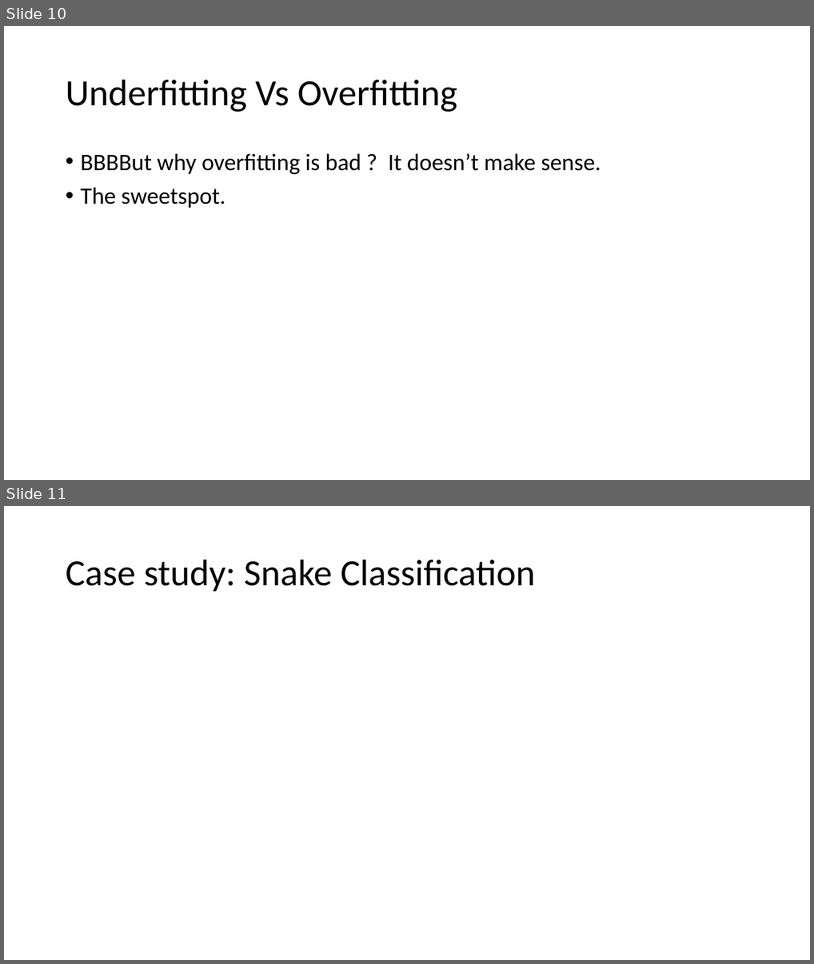
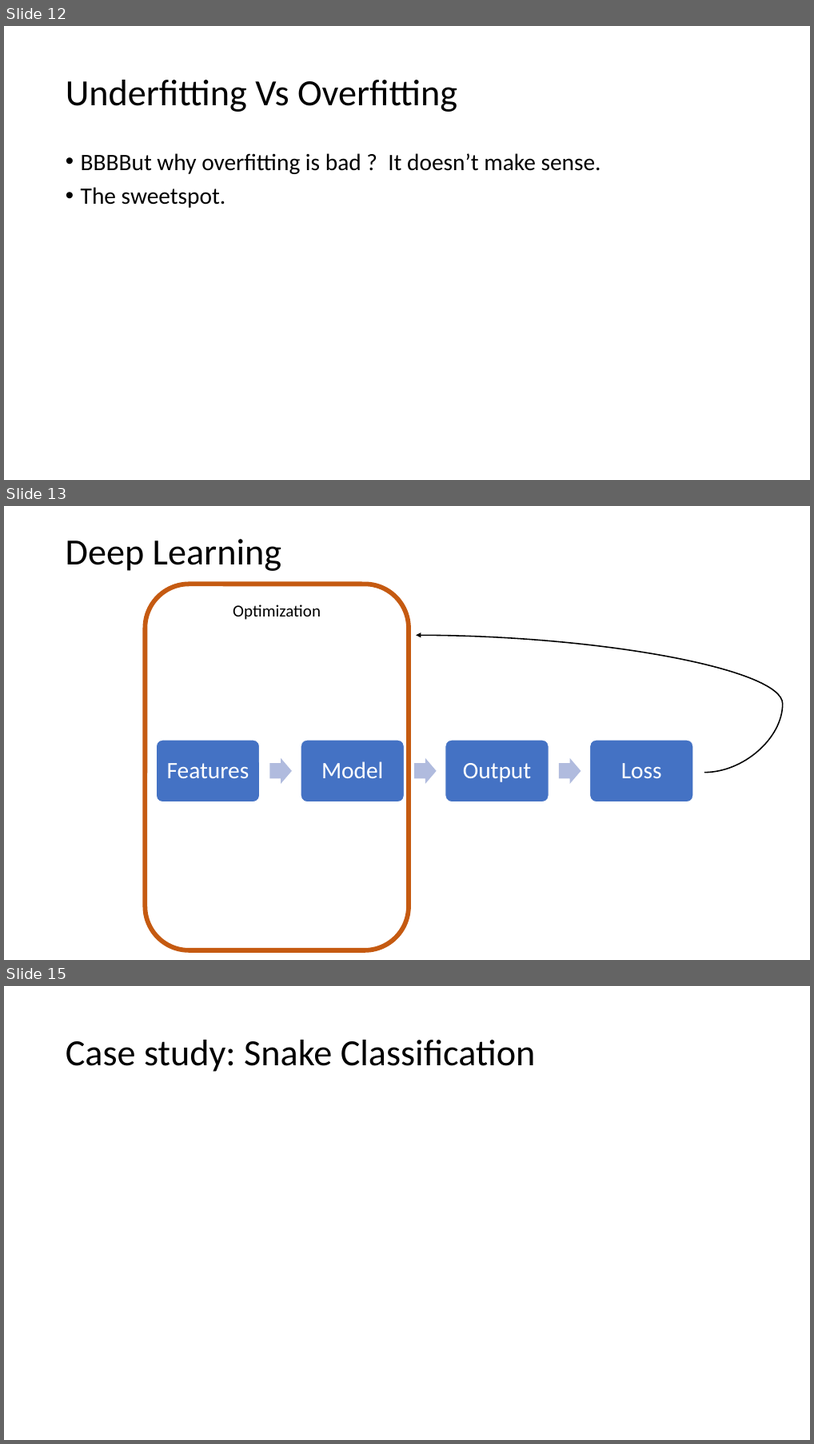
Before and after one commit to moayad-hsn/IndabaX-Sudan-2019, a slide deck: Intro to ML.pptx. Shown one above the other, each under a label of ours: slides 10 and 11 before the commit, slides 12, 13 and 15 after it; the slides between them are not shown. The pictures are 814x964 and 814x1444 pixels, drawn with LibreOffice and Linux fonts; fonts in the diff are those of the drawing. Boxes give left, top, right and bottom in pixels: in the first picture for what was removed or moved away, otherwise in the second. Text is boxed around its words. In the diff, an @@ line names an element or a change of style, - is before the commit and + after.

```diff
--- a/Intro to ML.pptx
+++ b/Intro to ML.pptx
@@ slide 13 added at [4, 506, 810, 960], background #FFFFFF @@
@@ text added at [66, 539, 282, 571], 44 pt, text #000000 @@
+Deep Learning
@@ group added at [145, 584, 783, 950]: 5 rounded rectangles, 4 texts, 3 right arrows, 1 curved arrow @@
+Features
+Model
+Output
+Loss
+Optimization
@@ what was slide 10 is now slide 12 @@
@@ what was slide 11 is now slide 15 @@
```
Also in this commit, not shown: 3 slides changed, 3 other slides added, 2 slides removed.
